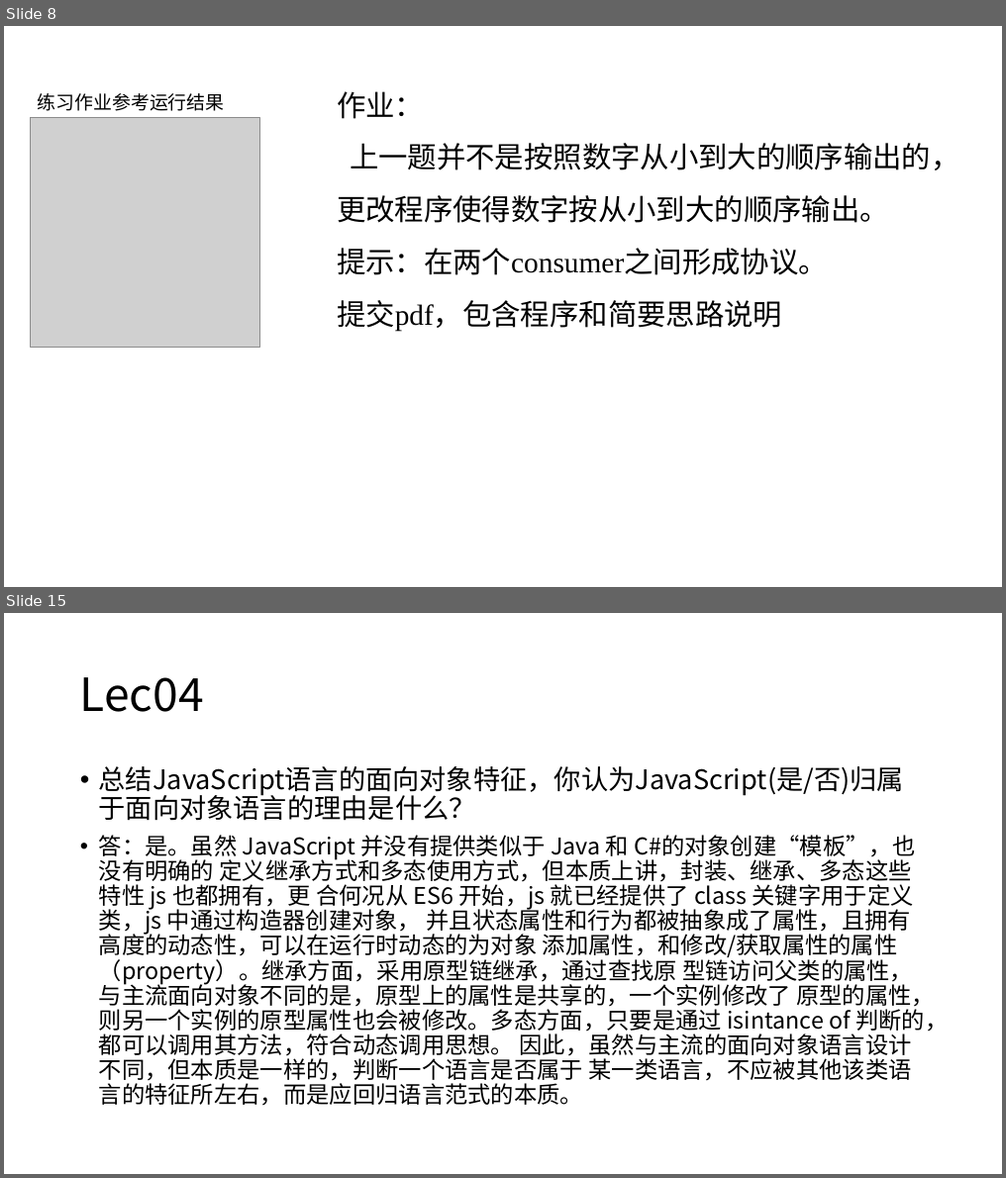
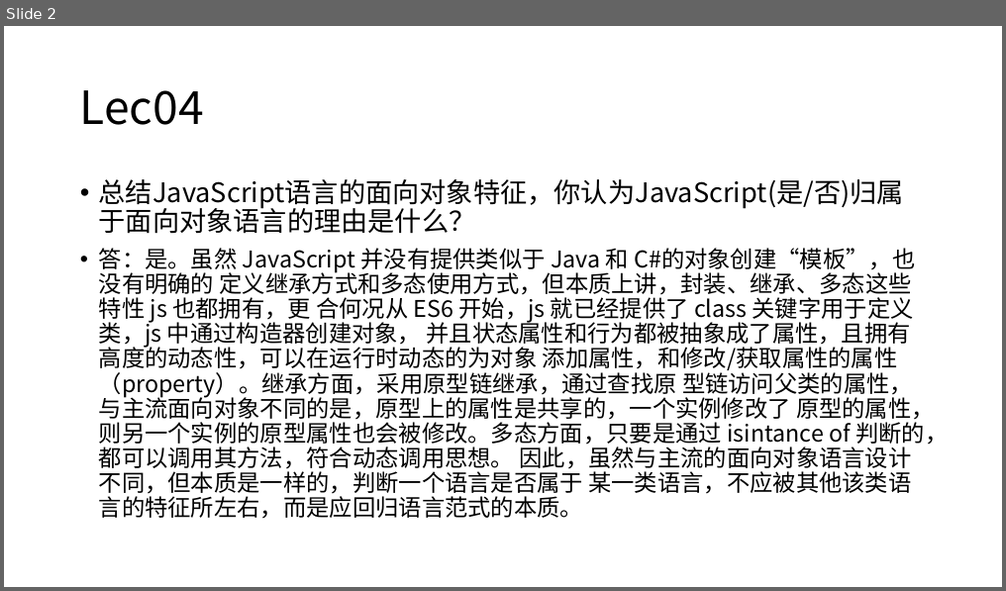
Before and after one commit to DO-MINATOR/buaa, a slide deck: 程序设计语言原理/考试/程序设计语言原理作业指导.pptx. Shown one above the other, each under a label of ours: slides 8 and 15 before the commit, slide 2 after it; the slides between them are not shown. The pictures are 1006x1178 and 1006x591 pixels, drawn with LibreOffice and Linux fonts; fonts in the diff are those of the drawing; grey boxes stand for pictures. Boxes give left, top, right and bottom in pixels: in the first picture for what was removed or moved away, otherwise in the second. Text is boxed around its words. In the diff, an @@ line names an element or a change of style, - is before the commit and + after.

```diff
--- a/程序设计语言原理/考试/程序设计语言原理作业指导.pptx
+++ b/程序设计语言原理/考试/程序设计语言原理作业指导.pptx
@@ slide 8 removed at (x1=4, y1=26, x2=1002, y2=587), background #FFFFFF @@
@@ text removed at (x1=38, y1=93, x2=225, y2=111) @@
-练习作业参考运行结果
@@ text removed at (x1=337, y1=91, x2=960, y2=332) @@
-作业：
-上一题并不是按照数字从小到大的顺序输出的，更改程序使得数字按从小到大的顺序输出。
-提示：在两个consumer之间形成协议。
-提交pdf，包含程序和简要思路说明
@@ picture removed at (x1=30, y1=118, x2=260, y2=347) @@
@@ what was slide 15 is now slide 2 @@
```
Also in this commit, not shown: 1 slide changed, 12 other slides removed, 1 other file.
